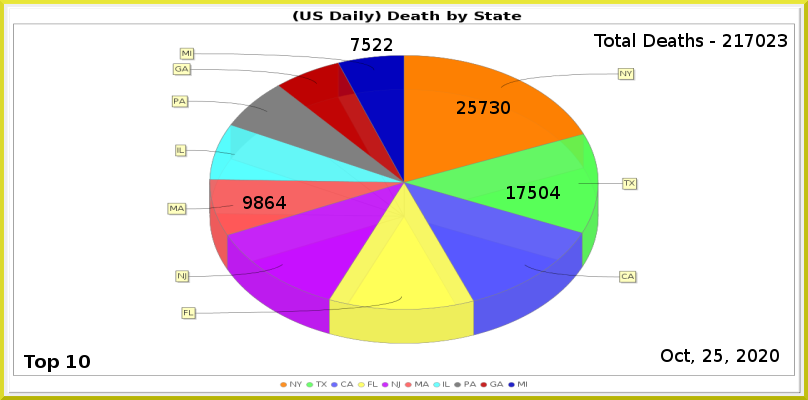
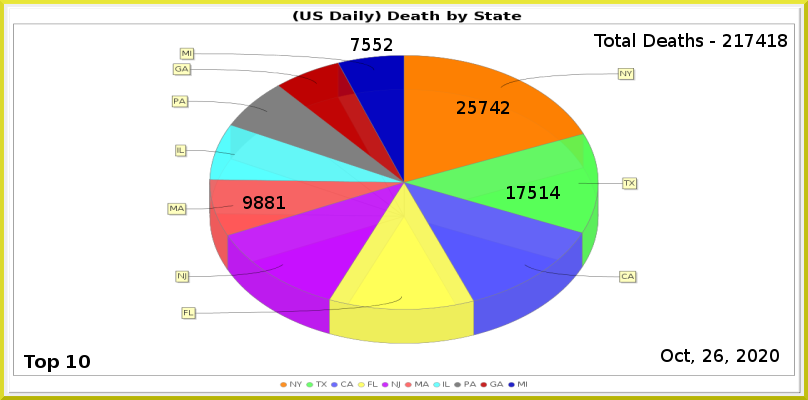
Layers edited between the first and the second (808, 400) image:
painted on "Least" over [left=373, top=38, right=382, bottom=51]
painted on "6" over [left=265, top=196, right=286, bottom=209]
painted on "2" over [left=539, top=186, right=548, bottom=199]
painted on "1" over [left=490, top=101, right=510, bottom=114]
renamed "Total Deaths - 217023" to "Total Deaths - 217418", painted on it over [left=756, top=34, right=787, bottom=47]
painted on "Current Date" over [left=714, top=349, right=723, bottom=362]
painted on "Death_by_State.png" over [left=167, top=48, right=638, bottom=343]
